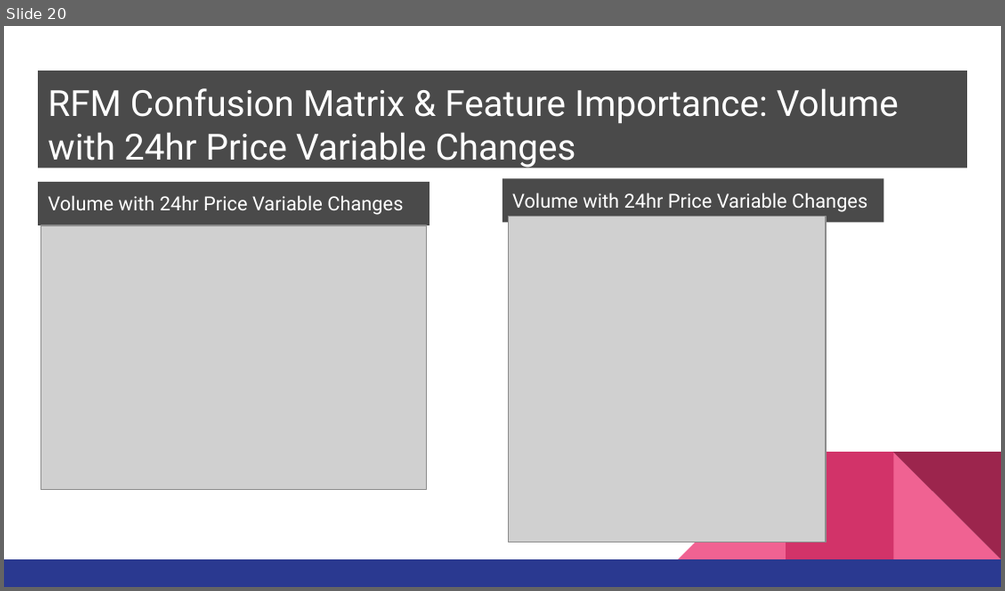
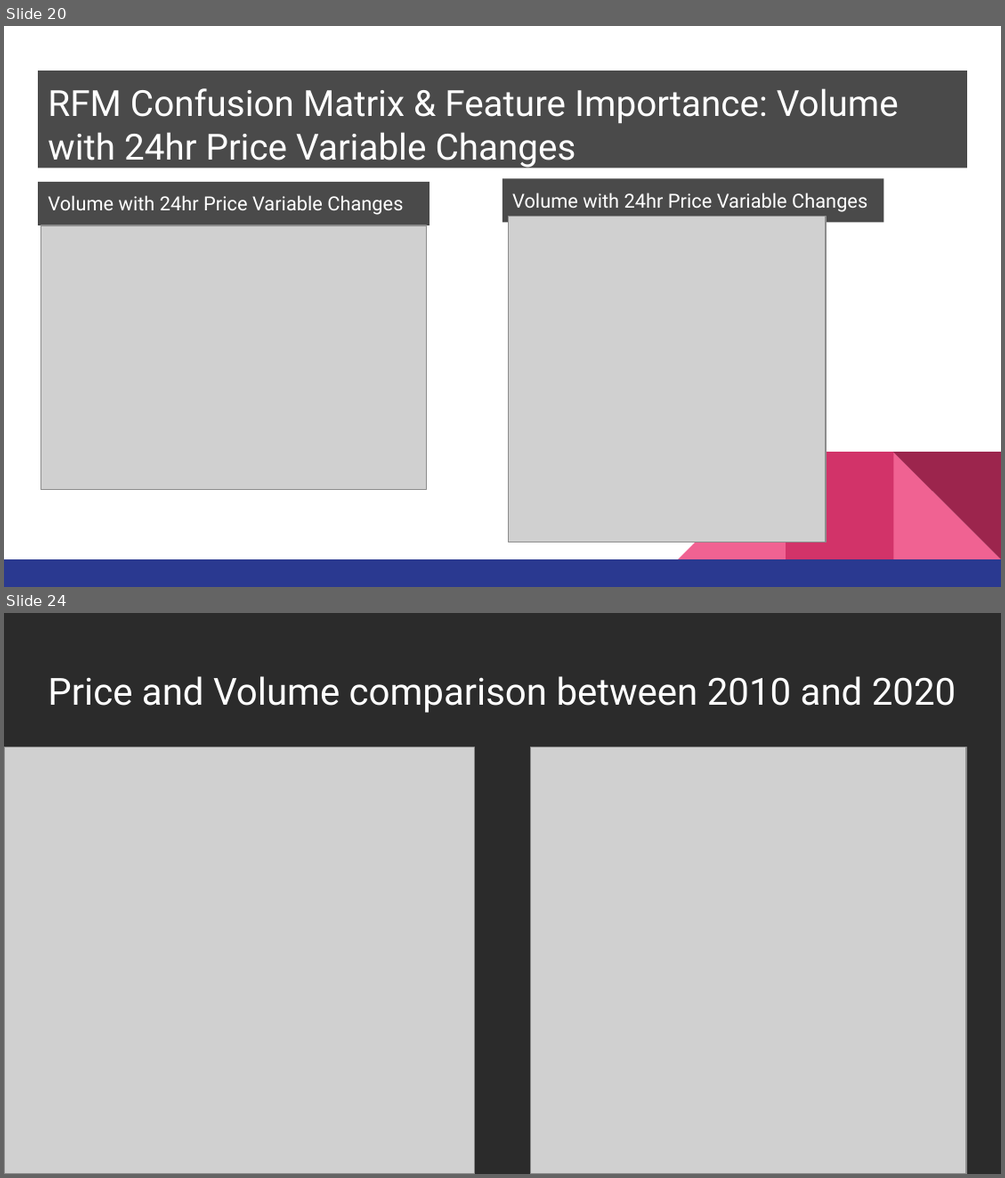
Before and after one commit to opeoje91/Final_Project_10_UTA, a slide deck: SEGMENT 2/Group 10 PowerPoint_Segment_2.pptx. Shown one above the other, each under a label of ours: slide 20 before the commit, slides 20 and 24 after it; the slides between them are not shown. The pictures are 1005x591 and 1005x1178 pixels, drawn with LibreOffice and Linux fonts; fonts in the diff are those of the drawing; grey boxes stand for pictures; background and template pictures are left out; a plain dark background stands for a picture behind light text. Boxes give left, top, right and bottom in pixels: in the first picture for what was removed or moved away, otherwise in the second. Text is boxed around its words. In the diff, an @@ line names an element or a change of style, - is before the commit and + after.

```diff
--- a/SEGMENT 2/Group 10 PowerPoint_Segment_2.pptx
+++ b/SEGMENT 2/Group 10 PowerPoint_Segment_2.pptx
@@ slide 24 added at box(4, 613, 1001, 1174), background picture (left out) @@
@@ title added at box(48, 676, 955, 713), 27 pt, text #FFFFFF @@
+Price and Volume comparison between 2010 and 2020
@@ picture added at box(4, 747, 475, 1174) @@
@@ picture added at box(530, 747, 966, 1174) @@
```
Also in this commit, not shown: 1 slide changed, 2 other slides added, 6 other files.
